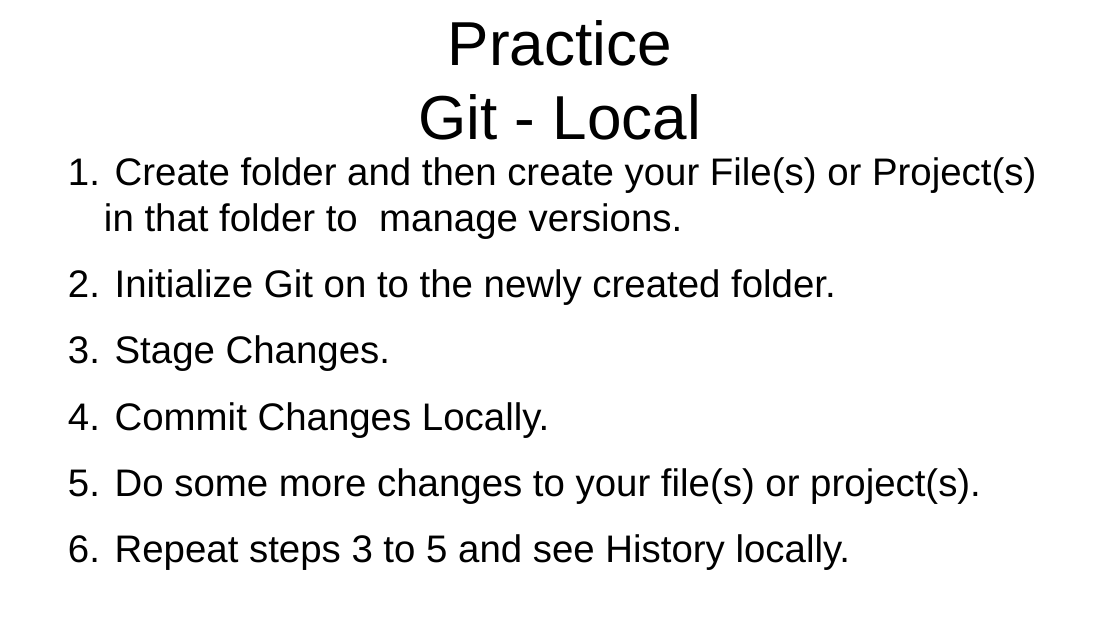
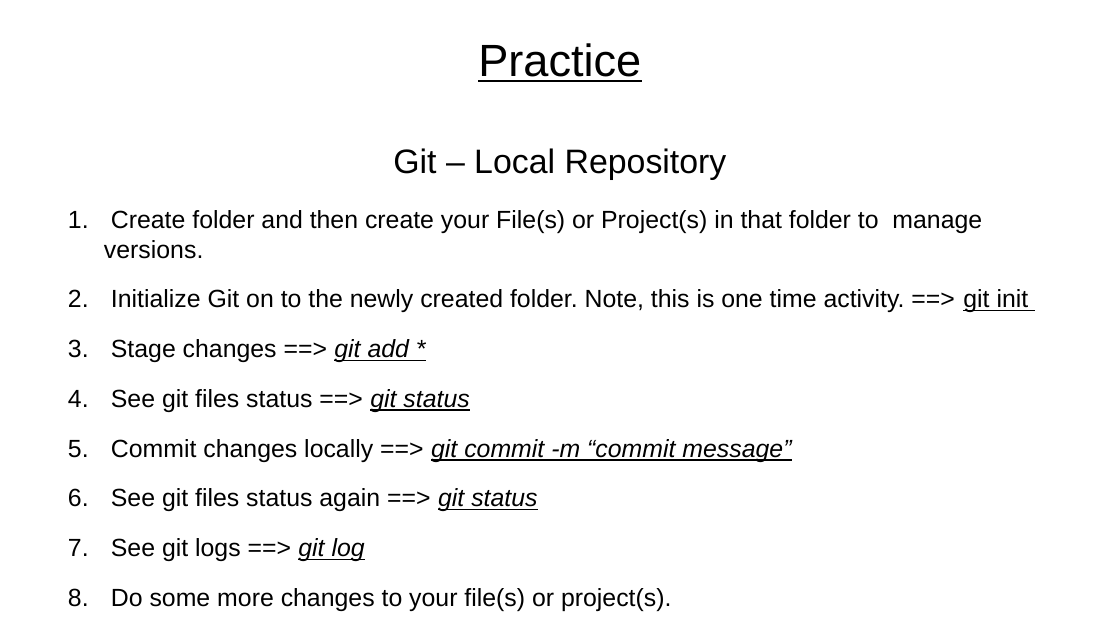
Before and after one commit to rajeshchauhan23102008/documents, a slide deck: slide 13 of src/courses/Javascript - No Theme.odp (slide 12 before the commit). Drawn at 1120x630 pixels with LibreOffice and Linux fonts; fonts in the diff are those of the drawing. Boxes give left, top, right and bottom in pixels: in the first picture for what was removed or moved away, otherwise in the second. Text is boxed around its words. In the diff, an @@ line names an element or a change of style, - is before the commit and + after.

Commit message:
more git slides added

```diff
--- a/src/courses/Javascript - No Theme.odp
+++ b/src/courses/Javascript - No Theme.odp
@@ title at <box>393,43,727,180</box>: text changed; size 44 to 24 pt @@
-Practice
-Git - Local
+Practice
+Git – Local Repository
@@ text "Create folder and then create ...": place and size @@
-text "Create folder and then create ..." at <box>104,157,1036,569</box>
+text "Create folder and then create ..." at <box>104,210,1029,611</box>
@@ text at <box>104,210,982,611</box>: size 27.2 to 17.6 pt in "Create folder and then create your File(s) ...", "Do some more changes to your file(s) ..." @@
@@ text at <box>111,289,1029,561</box>: text changed; size 27.2 to 17.6 pt @@
-2. Initialize Git on to the newly created folder.
-3. Stage Changes.
-4. Commit Changes Locally.
+2. Initialize Git on to the newly created folder. Note, this is one time activity. ==> git init
+3. Stage changes ==> git add *
+4. See git files status ==> git status
+5. Commit changes locally ==> git commit -m “commit message”
+6. See git files status again ==> git status
+7. See git logs ==> git log
@@ text at <box>115,534,851,569</box>: text changed; size 27.2 to 17.6 pt @@
-6. Repeat steps 3 to 5 and see History locally.
+9. Repeat steps 3 to 8 few more times.
```
Also in this commit, not shown: 2 other slides changed, 4 slides added.
